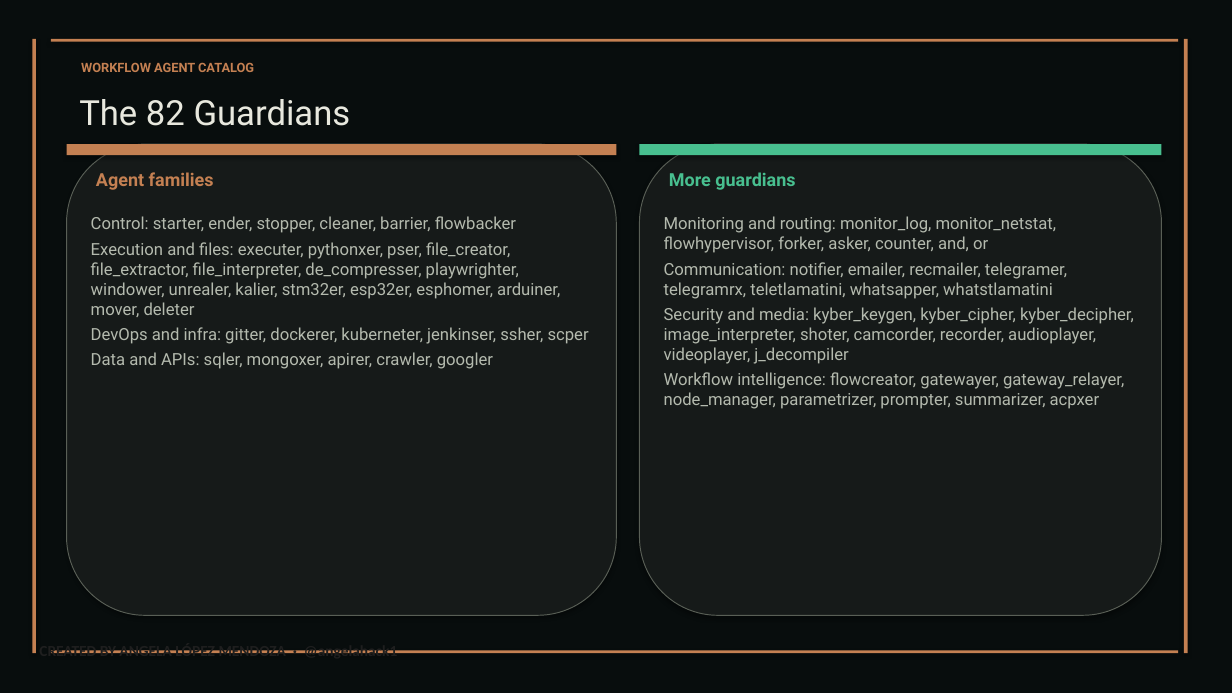
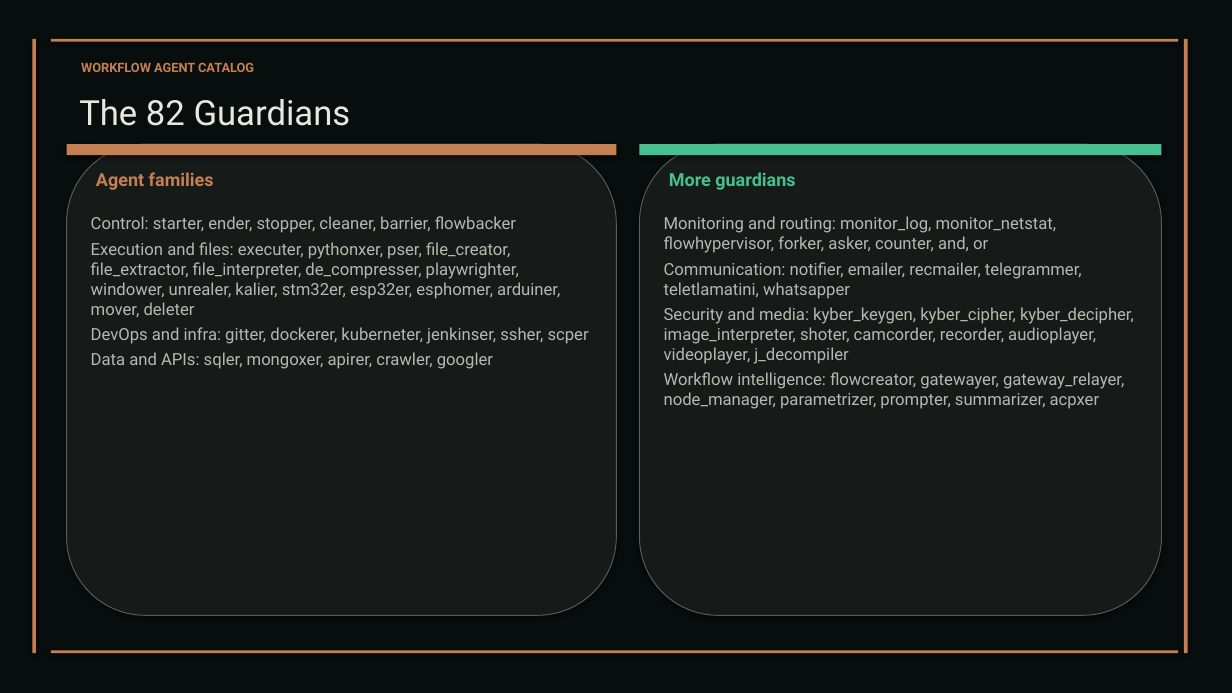
Before and after one commit to XAIHT/Tlamatini, a slide deck: slide 30 of Tlamatini_eXtended_Artificial_Intelligence_Humanly_Tempered.pptx. Drawn at 1232x693 pixels with LibreOffice and Linux fonts; fonts in the diff are those of the drawing. Boxes give left, top, right and bottom in pixels: in the first picture for what was removed or moved away, otherwise in the second. Text is boxed around its words. In the diff, an @@ line names an element or a change of style, - is before the commit and + after.

```diff
--- a/Tlamatini_eXtended_Artificial_Intelligence_Humanly_Tempered.pptx
+++ b/Tlamatini_eXtended_Artificial_Intelligence_Humanly_Tempered.pptx
@@ text at box(664, 262, 1082, 299): text changed @@
-Communication: notifier, emailer, recmailer, telegramer, telegramrx, teletlamatini, whatsapper, whatstlamatini
+Communication: notifier, emailer, recmailer, telegrammer, teletlamatini, whatsapper
@@ text removed at box(39, 650, 397, 653) @@
-CREATED BY ANGELA LÓPEZ MENDOZA · @angelahack1
```
Also in this commit, not shown: 109 other slides changed, 2 slides added, 2 slides removed, 1 other file.
